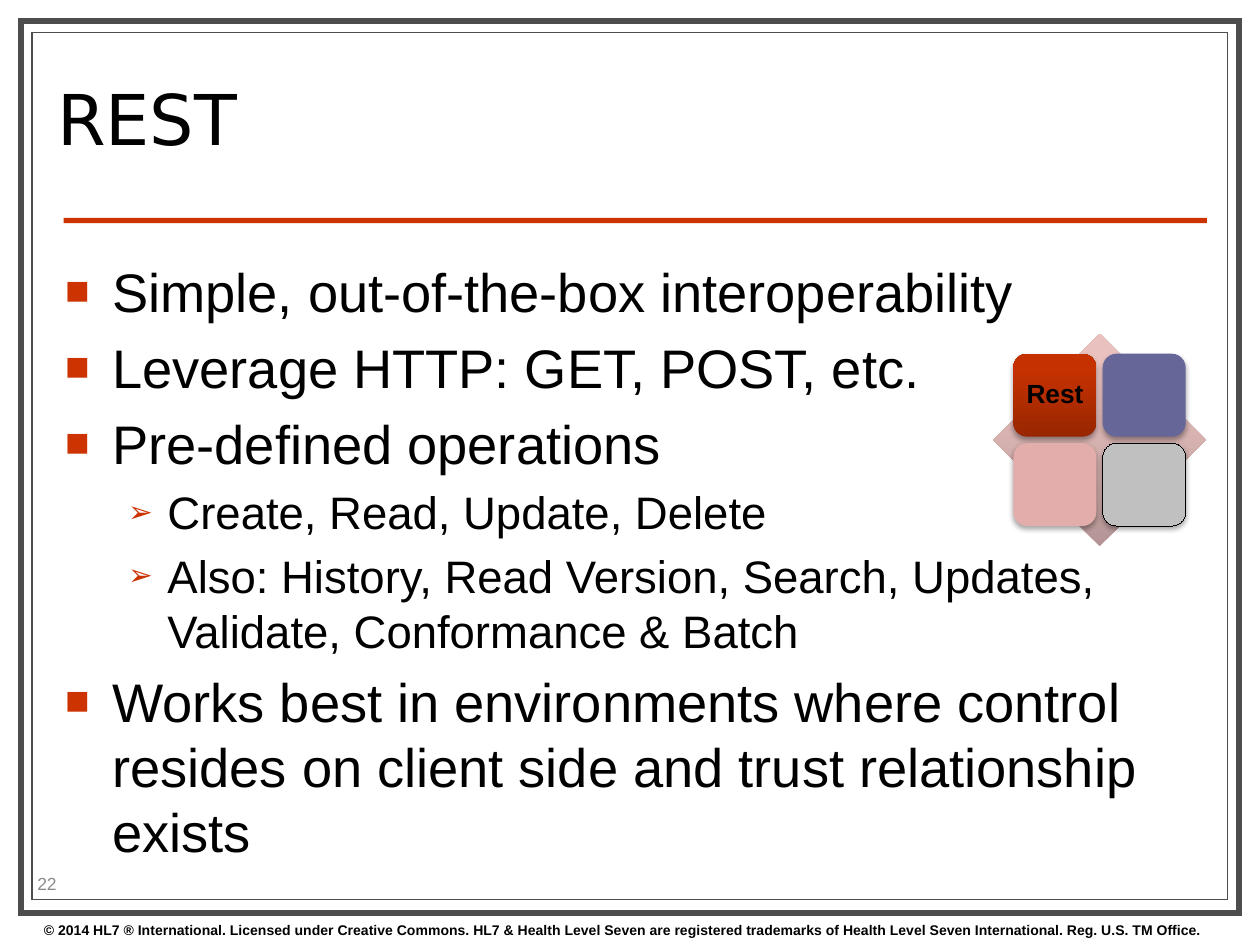
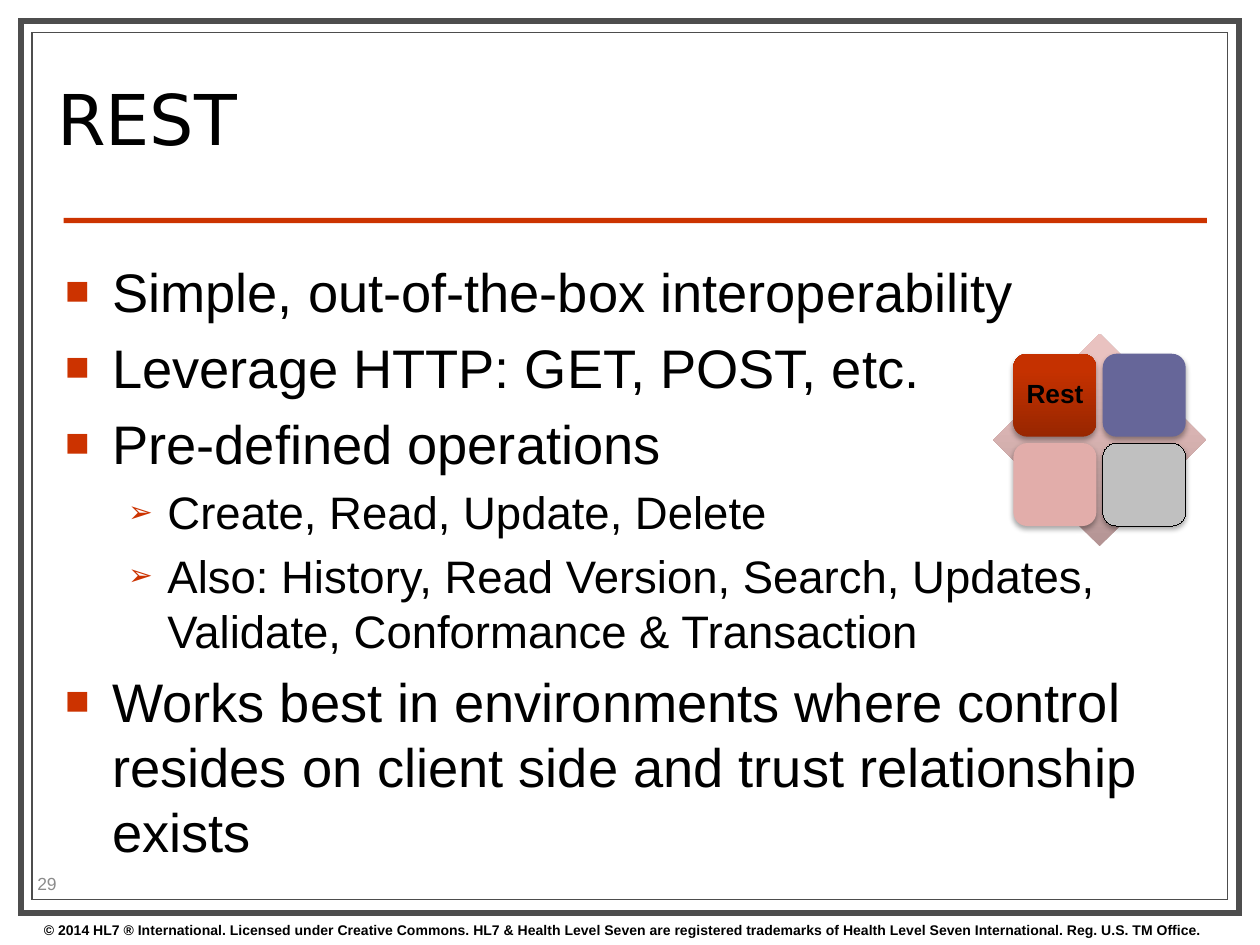
Before and after one commit to kevinpeterson/fhir, a slide deck: slide 29 of presentations/2014-01 Tutorials/Introduction to FHIR.pptx (slide 22 before the commit). Drawn at 1260x945 pixels with LibreOffice and Linux fonts; fonts in the diff are those of the drawing; background and template pictures are left out. Boxes give left, top, right and bottom in pixels: in the first picture for what was removed or moved away, otherwise in the second. Text is boxed around its words. In the diff, an @@ line names an element or a change of style, - is before the commit and + after.

```diff
--- a/presentations/2014-01 Tutorials/Introduction to FHIR.pptx
+++ b/presentations/2014-01 Tutorials/Introduction to FHIR.pptx
@@ text at (x1=167, y1=560, x2=1094, y2=654): text changed @@
-  ➢ Also: History, Read Version, Search, Updates, Validate, Conformance & Batch
+  ➢ Also: History, Read Version, Search, Updates, Validate, Conformance & Transaction
@@ page number at (x1=37, y1=878, x2=56, y2=890): text changed @@
-22
+29
```
Also in this commit, not shown: 4 other slides changed.
